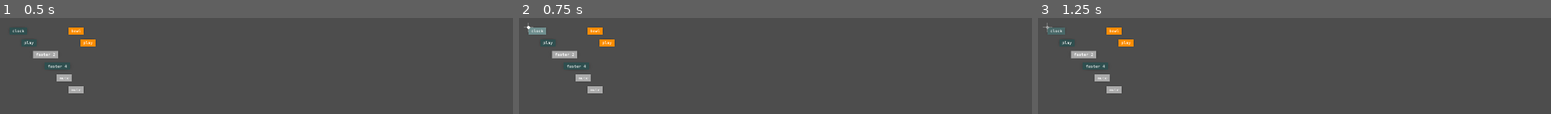
Above: before the commit, frames 1-3 (left to right).
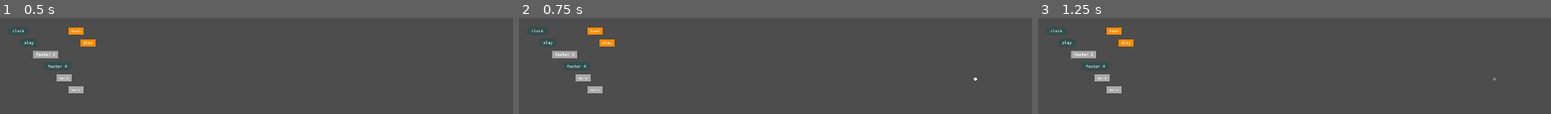
Above: after the commit, the same moments.

Repository: cappelnord/life-codes-interaction
Game: Godot game, scene res://interaction_test_bench.tscn
The game is run twice, just before and just after one commit, with the same random seed, the same clock (stepped at 60 frames per second) and the same inputs.
Inputs (mouse positions are in pixels of both pictures, inside the frame that each line leads up to):
- Up to frame 1 (0.5 s): no input
- Up to frame 2 (0.75 s): tap Enter at 0.5 s; move the mouse to (975, 79) at 0.52 s; tap M (toggle_mouse_cursor) at 0.6 s; click (975, 79) at 0.67 s
- Up to frame 3 (1.25 s): no input

Frame 1 is identical in both runs. In frame 2, 0.3% of the frame differs, in the area x 0-90%, y 4-66%; in frame 3, 0.3%.

Commit message:
restructure, refactor and more

Diff:
--- a/interaction/interaction_root.tscn
+++ b/interaction/interaction_root.tscn
@@ -17,7 +17,7 @@
 
 [node name="QR-a" type="Sprite2D" parent="Interaction/WebSocketController"]
 texture_filter = 1
-position = Vector2(1087.91, 190)
+position = Vector2(5033.82, 426.91)
 scale = Vector2(4.86, 4.86)
 texture = ExtResource("2_oyg0d")
 script = ExtResource("3_fiq1s")
@@ -26,7 +26,7 @@
 
 [node name="QR-b" type="Sprite2D" parent="Interaction/WebSocketController"]
 texture_filter = 1
-position = Vector2(800, 190)
+position = Vector2(4745.91, 426.91)
 scale = Vector2(4.86, 4.86)
 texture = ExtResource("2_oyg0d")
 script = ExtResource("3_fiq1s")
@@ -35,7 +35,7 @@
 
 [node name="QR-c" type="Sprite2D" parent="Interaction/WebSocketController"]
 texture_filter = 1
-position = Vector2(1087.91, 496.91)
+position = Vector2(5033.82, 733.82)
 scale = Vector2(4.86, 4.86)
 texture = ExtResource("2_oyg0d")
 script = ExtResource("3_fiq1s")
@@ -44,20 +44,11 @@
 
 [node name="QR-d" type="Sprite2D" parent="Interaction/WebSocketController"]
 texture_filter = 1
-position = Vector2(800, 496.91)
+position = Vector2(4745.91, 733.82)
 scale = Vector2(4.86, 4.86)
 texture = ExtResource("2_oyg0d")
 script = ExtResource("3_fiq1s")
 id = "d"
-target_size = 180
-
-[node name="QR-d2" type="Sprite2D" parent="Interaction/WebSocketController"]
-texture_filter = 1
-position = Vector2(477, 325)
-scale = Vector2(4.86, 4.86)
-texture = ExtResource("2_oyg0d")
-script = ExtResource("3_fiq1s")
-id = "e"
 target_size = 180
 
 [node name="CursorManager" type="Node" parent="Interaction"]
@@ -71,3 +62,6 @@
 
 [node name="OSCManager" type="Node" parent="Interaction"]
 script = ExtResource("7_ssv5t")
+sender_host = null
+sender_port = null
+receive_port = null
--- a/interaction/scripts/interaction_config.gd
+++ b/interaction/scripts/interaction_config.gd
@@ -1,21 +1,31 @@
 extends Object
 class_name InteractionConfig
 
+# Constants controlling the look
 const CODE_BLOCK_FONT_SIZE: int = 34
 const CODE_BLOCK_PADDING_X: int = 24
 const CODE_BLOCK_PADDING_Y: int = 8
 
+const CODE_BLOCK_OSCILLATON_PHI: float = 1.5 * TAU
+const CODE_BLOCK_FLASH_RAMP_SPEED: float = 4
+const CODE_BLOCK_FLASH_STRENGTH: float = 0.4
+
+# Constants controling functionality
 const Z_INDEX_CODE_BLOCK: int = 2000
 const Z_INDEX_HOVERED_CODE_BLOCK: int = 2010
-const Z_INDEX_QR_CODE: int = 2300
+const Z_INDEX_QR_CODE: int = 1900
 const Z_INDEX_GRABBED_OR_SNAPPED_CODE_BLOCK: int = 2400
 const Z_INDEX_MOUSE_CURSOR: int = 2500
 
-# constantly these are not set via script and only for documentation
 const COLLISION_LAYER_BLOCK: int = 25
 const COLLISION_LAYER_TOP_CONNECTION: int = 26
 const COLLISION_LAYER_BOTTOM_CONNECTION: int = 27
 
-const CODE_BLOCK_OSCILLATON_PHI: float = 1.5 * TAU
-const CODE_BLOCK_FLASH_RAMP_SPEED: float = 4
-const CODE_BLOCK_FLASH_STRENGTH: float = 0.4
+# Mouse Cursor Controller
+const MOUSE_CURSOR_CONTROLLER_ENABLED: bool = true
+const MOUSE_CURSOR_CONTROLLER_VIEWPORT_POSITION_MODIFIER: float = 2
+
+# OSC
+const OSC_SENDER_HOST = "127.0.0.1"
+const OSC_SENDER_PORT = 57120
+const OSC_RECEIVER_PORT = 57140
--- a/interaction/scripts/mouse_cursor_controller.gd
+++ b/interaction/scripts/mouse_cursor_controller.gd
@@ -2,16 +2,15 @@
 
 @onready var _manager: CursorManager = $"../CursorManager"
 
-@export var enabled: bool = true
 @export var id: String = "mouse"
 @export var delta_multiplier: float = 1.0
 
 var _active = false
-var _lastPosition : Vector2 =  Vector2(100, 100)
+var _last_position : Vector2 =  Vector2(100, 100)
 
 # Called when the node enters the scene tree for the first time.
 func _ready():
-	if not enabled:
+	if not InteractionConfig.MOUSE_CURSOR_CONTROLLER_ENABLED:
 		print("Removed MouseCursorController")
 		queue_free()
 		return
@@ -26,6 +25,9 @@
 					_manager.press(id)
 				else:
 					_manager.release(id)
+	else:
+		if event is InputEventMouseMotion:
+			_last_position = event.position * InteractionConfig.MOUSE_CURSOR_CONTROLLER_VIEWPORT_POSITION_MODIFIER
 
 func _process(delta):
 	if Input.is_action_just_pressed("toggle_mouse_cursor") or (Input.is_action_just_pressed("escape") and _active):
@@ -33,7 +35,7 @@
 		else: _deactivate()
 
 func _activate():
-	_manager.spawn(id, _lastPosition)
+	_manager.spawn(id, _last_position)
 	Input.set_mouse_mode(Input.MOUSE_MODE_CAPTURED)
 	_active = true
 
@@ -42,6 +44,6 @@
 	Input.set_mouse_mode(Input.MOUSE_MODE_VISIBLE)
 	if cursor != null:
 		# _lastPosition = cursor.position
-		_lastPosition = Vector2(100, 100)
+		_last_position = Vector2(100, 100)
 	_manager.despawn(id)
 	_active = false
--- a/interaction/scripts/osc_manager.gd
+++ b/interaction/scripts/osc_manager.gd
@@ -1,9 +1,5 @@
 extends Node
 class_name OSCManager
-
-@export var sender_host: String = "127.0.0.1"
-@export var sender_port: int = 57121
-@export var receive_port: int = 57140
 
 var _osc_impl: OscReceiver
 var _target_string: String
@@ -13,8 +9,8 @@
 	_osc_impl = OscReceiver.new()
 	self.add_child.call_deferred(_osc_impl)
 	print("OSC: Spawned OscReceiver Node")
-	_target_string = sender_host + "/" + str(sender_port)
-	_osc_impl.setServerPort(receive_port)
+	_target_string = InteractionConfig.OSC_SENDER_HOST + "/" + str(InteractionConfig.OSC_SENDER_PORT)
+	_osc_impl.setServerPort(InteractionConfig.OSC_RECEIVER_PORT)
 	_osc_impl.startServer()
 	_osc_impl.osc_msg_received.connect(_on_osc_msg_received)
 
--- a/interaction_test_bench.tscn
+++ b/interaction_test_bench.tscn
@@ -15,6 +15,7 @@
 
 [node name="RenderViewport" type="SubViewport" parent="SubViewportContainer"]
 disable_3d = true
+handle_input_locally = false
 size = Vector2i(5380, 1200)
 render_target_update_mode = 4
 
